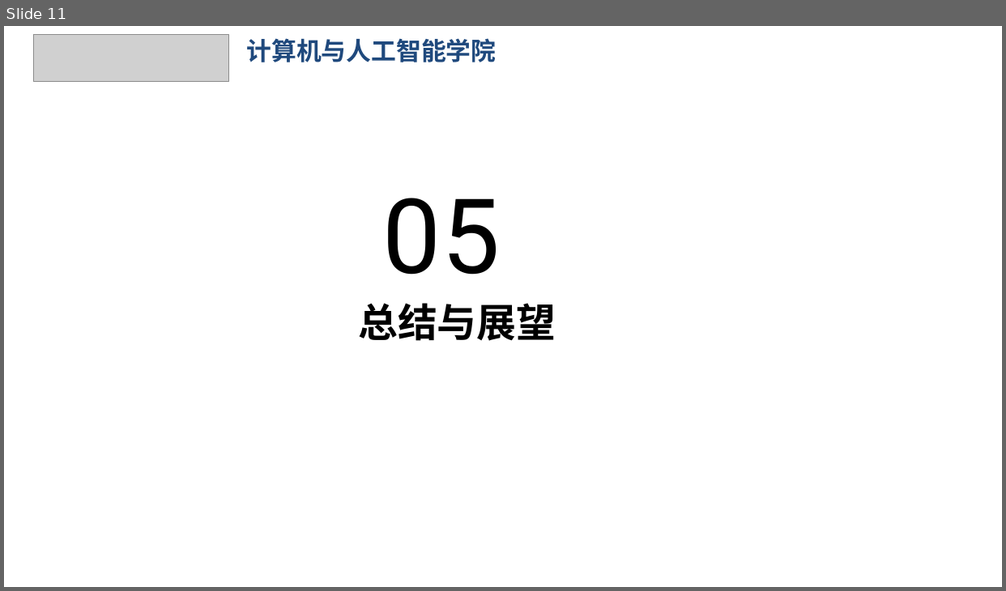
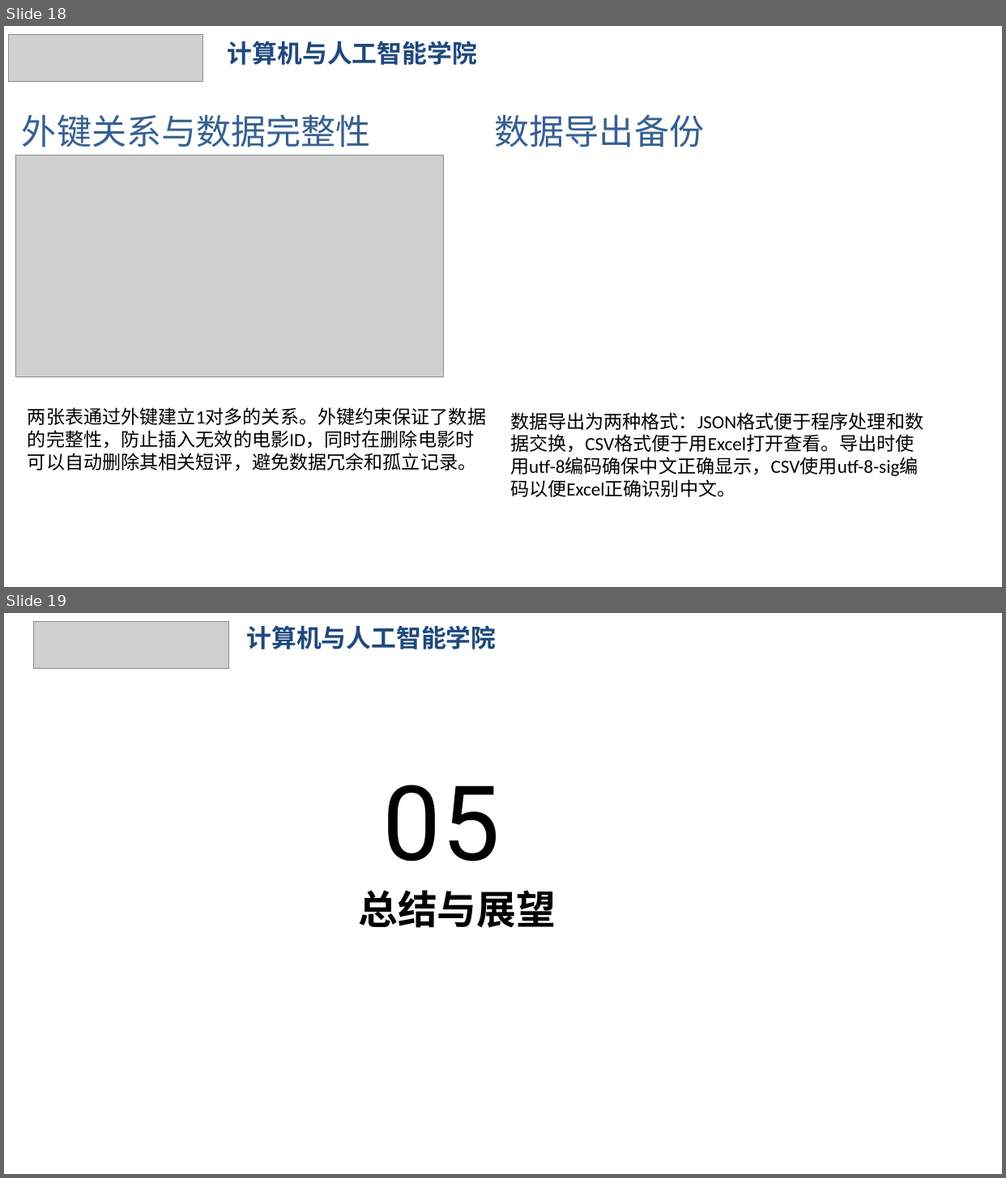
Before and after one commit to ty131421/spider_project, a slide deck: 豆瓣爬虫.pptx. Shown one above the other, each under a label of ours: slide 11 before the commit, slides 18 and 19 after it. The pictures are 1006x591 and 1006x1178 pixels, drawn with LibreOffice and Linux fonts; fonts in the diff are those of the drawing; grey boxes stand for pictures; background and template pictures are left out. Boxes give left, top, right and bottom in pixels: in the first picture for what was removed or moved away, otherwise in the second. Text is boxed around its words. In the diff, an @@ line names an element or a change of style, - is before the commit and + after.

Commit message:
完成项目概述、基础爬取模块、进阶详情与动态爬取模块、数据存储方案（前半部分）的ppt内容

```diff
--- a/豆瓣爬虫.pptx
+++ b/豆瓣爬虫.pptx
@@ slide 18 added at <box>4,26,1002,587</box>, background picture (left out) @@
@@ picture added at <box>8,35,202,81</box> @@
@@ text added at <box>228,41,477,65</box>, 24 pt, text #1F497D, bold @@
+计算机与人工智能学院
@@ title added at <box>22,114,371,148</box>, 33.6 pt, text #376092 @@
+外键关系与数据完整性
@@ text added at <box>495,114,705,148</box>, 33.6 pt, text #376092 @@
+数据导出备份
@@ picture added at <box>16,156,444,378</box> @@
@@ text added at <box>27,408,486,472</box>, 18 pt, text #000000 @@
+两张表通过外键建立1对多的关系。外键约束保证了数据的完整性，防止插入无效的电影ID，同时在删除电影时可以自动删除其相关短评，避免数据冗余和孤立记录。
@@ text added at <box>510,412,923,497</box>, 18 pt, text #000000 @@
+数据导出为两种格式：JSON格式便于程序处理和数据交换，CSV格式便于用Excel打开查看。导出时使用utf-8编码确保中文正确显示，CSV使用utf-8-sig编码以便Excel正确识别中文。
@@ what was slide 11 is now slide 19 @@
```
Also in this commit, not shown: 8 slides changed, 8 other slides added, 1 slide removed.
